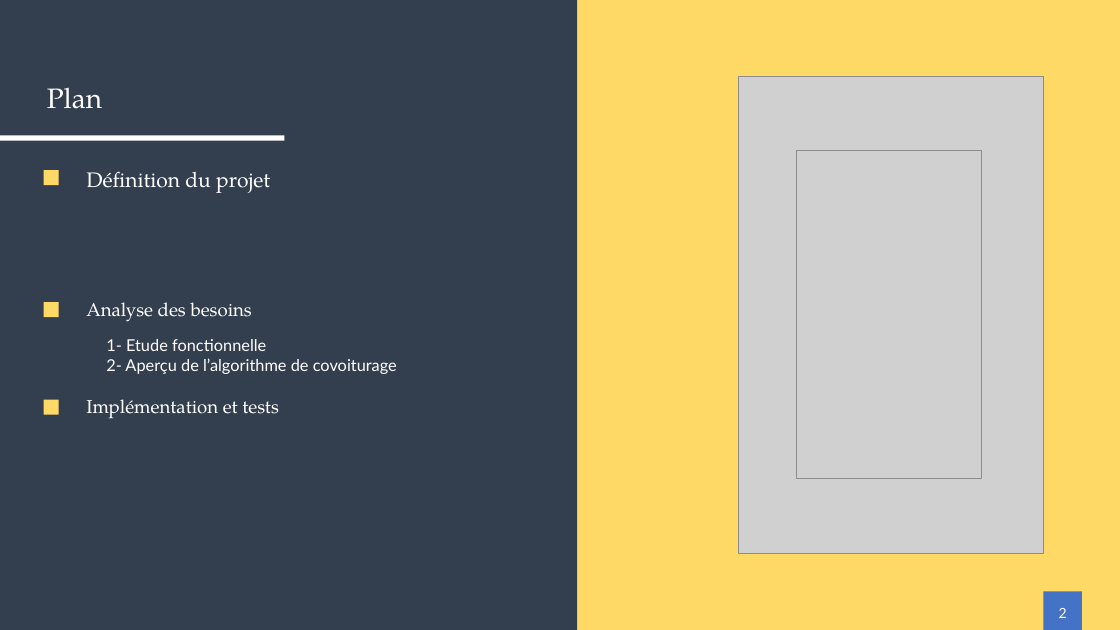
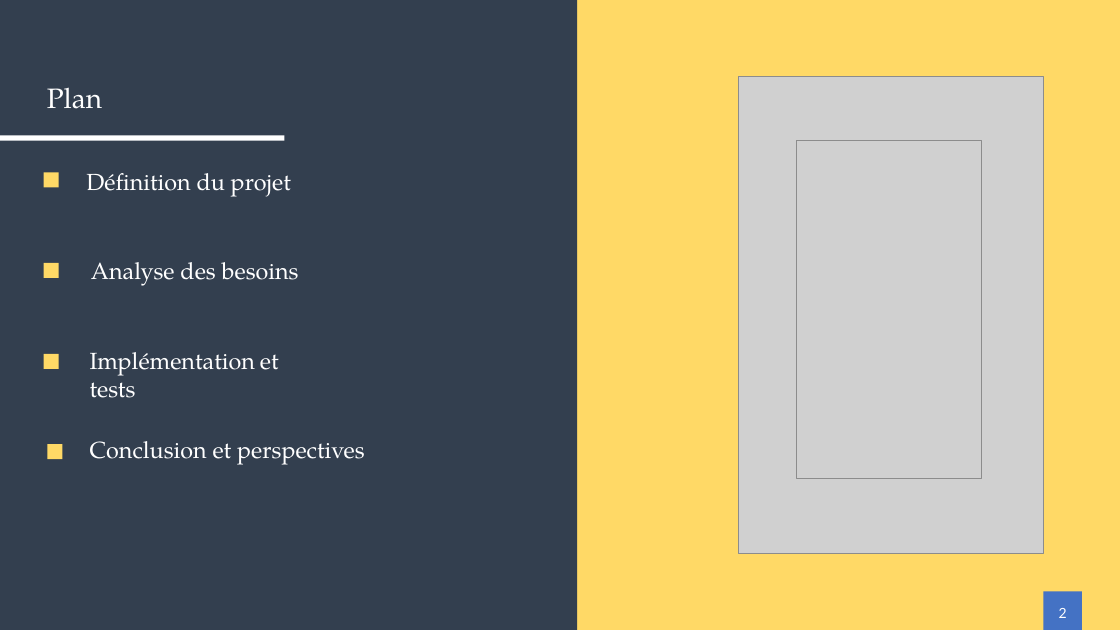
Before and after one commit to Zeuzif/thesis, a slide deck: slide 2 of presentation/Presentation.pptx. Drawn at 1120x630 pixels with LibreOffice and Linux fonts; fonts in the diff are those of the drawing; grey boxes stand for pictures. Boxes give left, top, right and bottom in pixels: in the first picture for what was removed or moved away, otherwise in the second. Text is boxed around its words. In the diff, an @@ line names an element or a change of style, - is before the commit and + after.

```diff
--- a/presentation/Presentation.pptx
+++ b/presentation/Presentation.pptx
@@ picture: place and size @@
-picture at [797,150,981,479]
+picture at [797,140,981,478]
@@ text "Définition du projet" at [86,173,291,197]: size 18 to 20 pt @@
@@ rectangle added at [797,150,981,479], fill #D9D9D9 @@
@@ rectangle: place and size @@
-rectangle at [44,302,59,318]
+rectangle at [44,263,59,278]
@@ text "Analyse des besoins": place and size @@
-text "Analyse des besoins" at [86,302,252,322]
+text "Analyse des besoins" at [91,262,299,286]
@@ text "Analyse des besoins" at [91,262,299,286]: size 16 to 20 pt @@
@@ rectangle: place and size @@
-rectangle at [44,400,59,415]
+rectangle at [44,354,59,369]
@@ text "Implémentation et tests" at [90,352,279,398]: size 16 to 20 pt @@
@@ text "Implémentation et tests": place and size @@
-text "Implémentation et tests" at [86,399,279,419]
+text "Implémentation et tests" at [90,352,279,398]
@@ text removed at [106,339,397,374] @@
-1- Etude fonctionnelle
-2- Aperçu de l’algorithme de covoiturage
@@ rectangle added at [47,444,62,460], fill #FFD966 @@
@@ text added at [90,441,365,465], 20 pt, text #FFFFFF @@
+Conclusion et perspectives
```
Also in this commit, not shown: 3 other slides changed, 3 slides added, 7 other files.
